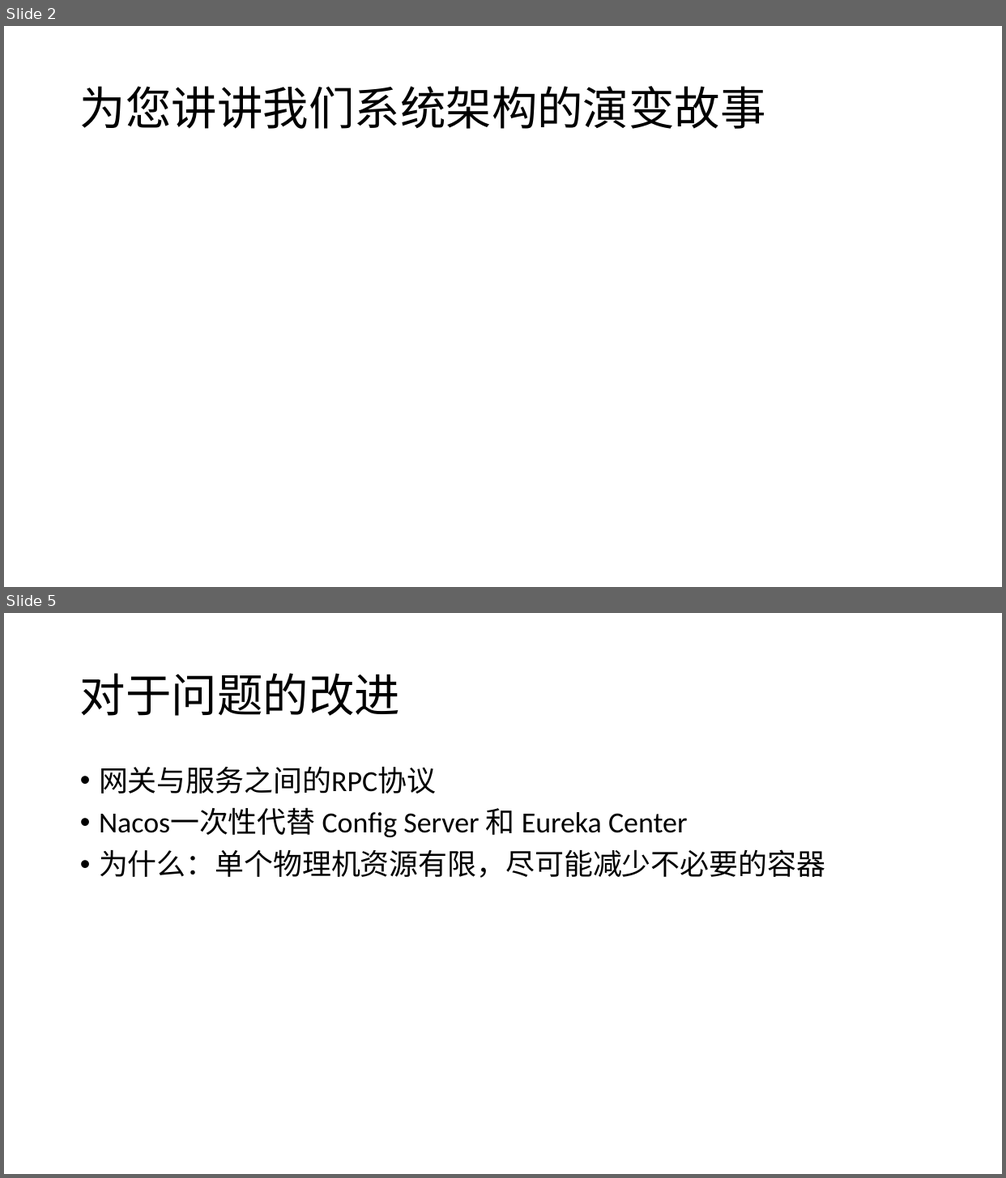
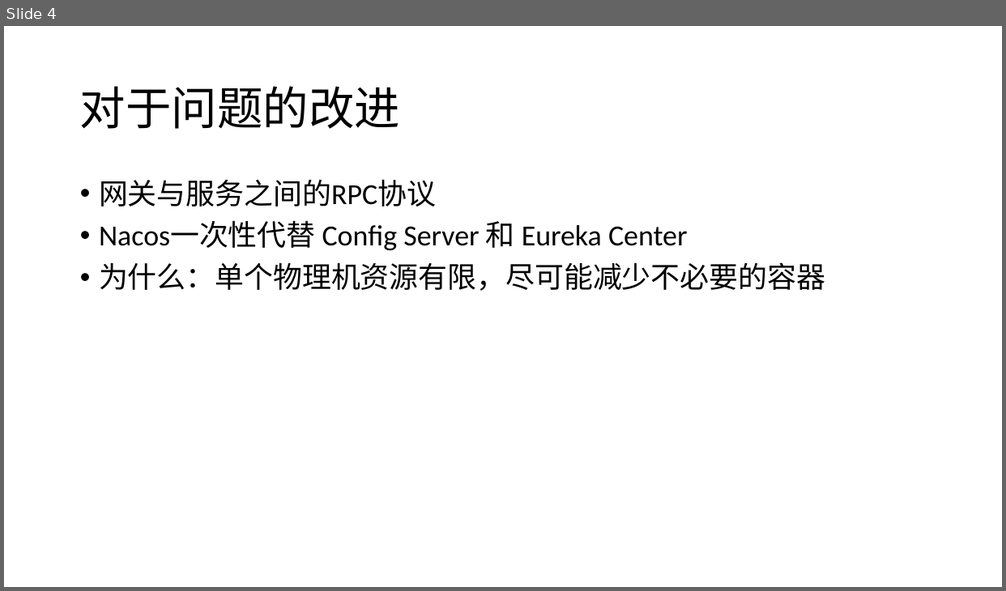
Before and after one commit to NJU-SE3/DevelopDocs, a slide deck: Iteration_2/架构设计部署/架构设计部署.pptx. Shown one above the other, each under a label of ours: slides 2 and 5 before the commit, slide 4 after it; the slides between them are not shown. The pictures are 1006x1178 and 1006x591 pixels, drawn with LibreOffice and Linux fonts; fonts in the diff are those of the drawing. Boxes give left, top, right and bottom in pixels: in the first picture for what was removed or moved away, otherwise in the second. Text is boxed around its words. In the diff, an @@ line names an element or a change of style, - is before the commit and + after.

```diff
--- a/Iteration_2/架构设计部署/架构设计部署.pptx
+++ b/Iteration_2/架构设计部署/架构设计部署.pptx
@@ slide 2 removed at (x1=4, y1=26, x2=1002, y2=587), background #FFFFFF @@
@@ title removed at (x1=80, y1=86, x2=766, y2=129) @@
-为您讲讲我们系统架构的演变故事
@@ what was slide 5 is now slide 4 @@
```
Also in this commit, not shown: 2 slides changed, 2 slides added, 1 other slide removed, 1 other file.
